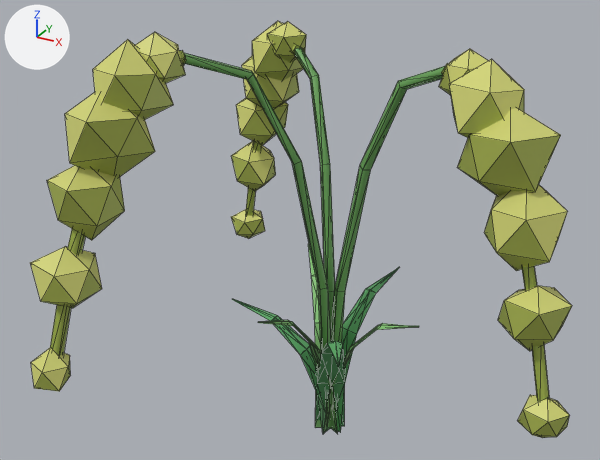
One commit to the glTF model godot/art/models/flora/foxtail_a.glb: the scene before it, then after it.
The view is the same before and after, from a 50 mm camera at (6.19, -12.51, 10.47) aimed at (-0.13, -1.02, 4.73). The lights are fixed; the arrows at upper left show +X, +Y and +Z. The older version comes first. Mesh edges are drawn as thin lines.

Script lines for the objects in view, before the commit:
```python
me_leaf_nl = bpy.data.meshes.new('leaf_nl')
me_leaf_nl.from_pydata(...)  # 120 vertices, 216 faces; spans x -2.28..1.75, y -2.17..1.95, z 0.0..3.06
me_leaf_nl.materials.append(mat_defaultmaterial)
me_petal_foxtail_nl = bpy.data.meshes.new('petal_foxtail_nl')
me_petal_foxtail_nl.from_pydata(...)  # 216 vertices, 360 faces; spans x -3.65..4.79, y -4.64..2.71, z 2.54..8.18
me_petal_foxtail_nl.materials.append(mat_defaultmaterial_001)
me_stem = bpy.data.meshes.new('stem')
me_stem.from_pydata(...)  # 144 vertices, 264 faces; spans x -3.45..4.56, y -4.39..2.45, z -0.01..7.87
me_stem.materials.append(mat_defaultmaterial_002)
ob_leaf_nl = bpy.data.objects.new('leaf_nl', me_leaf_nl)
ob_leaf_nl.location = (0.0, 0.0, 0.0)
ob_petal_foxtail_nl = bpy.data.objects.new('petal_foxtail_nl', me_petal_foxtail_nl)
ob_petal_foxtail_nl.location = (0.0, 0.0, 0.0)
ob_stem = bpy.data.objects.new('stem', me_stem)
ob_stem.location = (0.0, 0.0, 0.0)
```
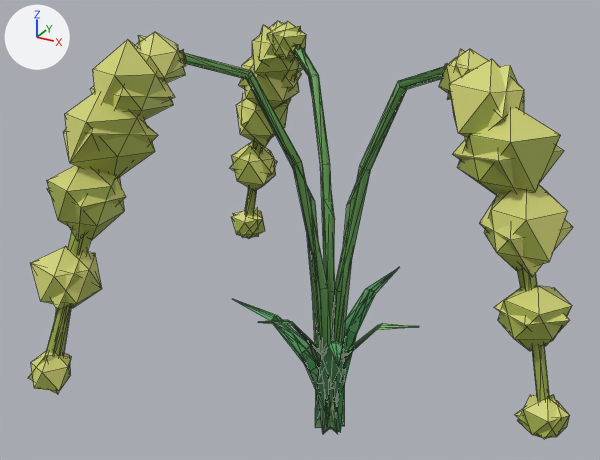
Edits to the bpy script that builds the scene:
```text
Add me_body__far:
    me_body__far.from_pydata(...)  # 254 vertices, 336 faces; spans x -3.69..4.72, y -4.62..2.59, z -0.01..8.13
    me_body__far.materials.append(mat_defaultmaterial)
Add ob_body__far:
    ob_body__far = bpy.data.objects.new('body__far', me_body__far)
    ob_body__far.location = (0.0, 0.0, 0.0)
```

Pixel boxes (x1, y1, x2, y2) of what changed, in the pictures (600 x 460 px):
'body__far', added: after (28, 25, 573, 439)
